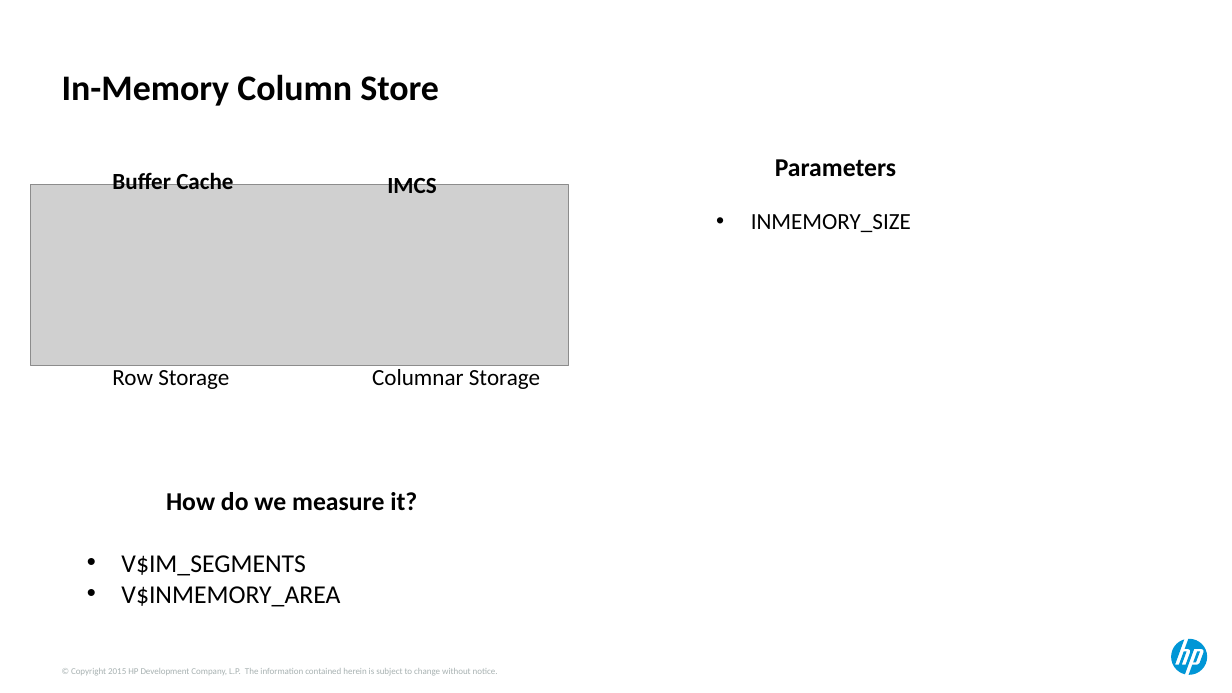
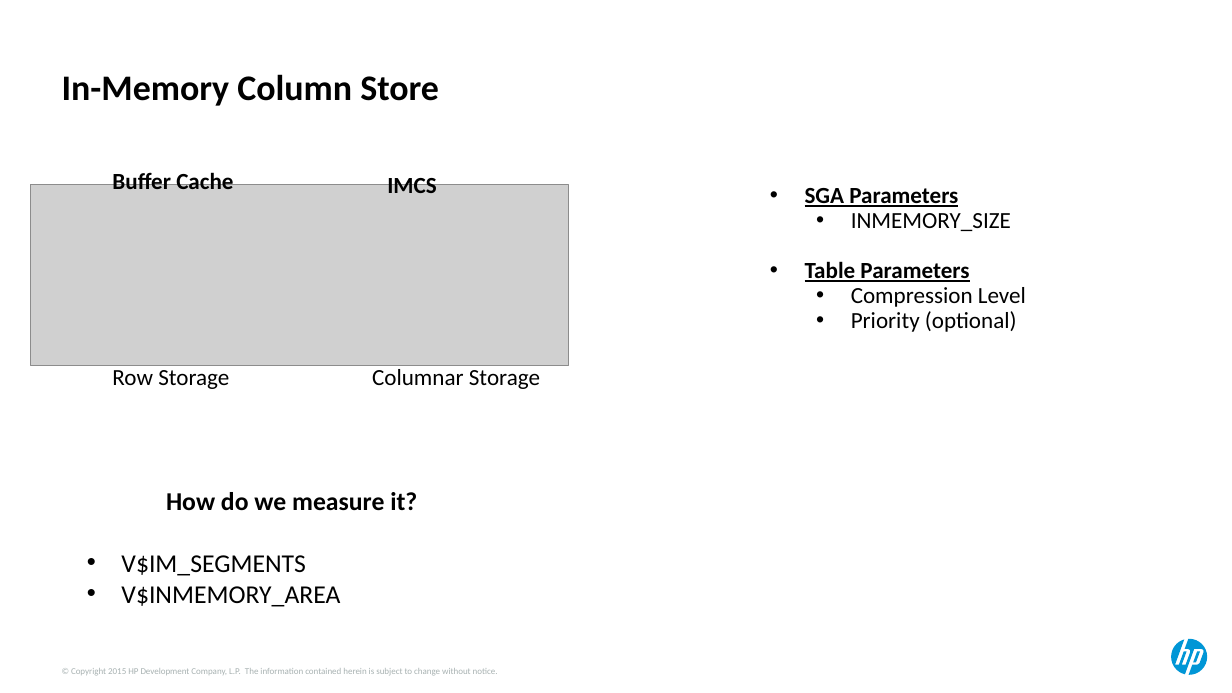
Before and after one commit to ndesilets/Group-13-HP-Big-Data-Analytics, a slide deck: slide 17 of Power Point Files/hotsos_2017 (combined).pptx (slide 18 before the commit). Drawn at 1232x693 pixels with LibreOffice and Linux fonts; fonts in the diff are those of the drawing; grey boxes stand for pictures. Boxes give left, top, right and bottom in pixels: in the first picture for what was removed or moved away, otherwise in the second. Text is boxed around its words. In the diff, an @@ line names an element or a change of style, - is before the commit and + after.

```diff
--- a/Power Point Files/hotsos_2017 (combined).pptx
+++ b/Power Point Files/hotsos_2017 (combined).pptx
@@ text "SGA Parameters": place and size @@
-text "SGA Parameters" at [751, 159, 911, 232]
+text "SGA Parameters" at [805, 188, 1026, 332]
@@ text at [805, 188, 958, 207]: text changed; size 20 to 18 pt @@
-Parameters
+• SGA Parameters
@@ text at [851, 213, 1011, 231]: list level 1 to 2 in "INMEMORY_SIZE" @@
@@ text at [805, 261, 1026, 332]: paragraphs added @@
+• Table Parameters
+  • Compression Level
+  • Priority (optional)
```
Also in this commit, not shown: 14 other slides changed, 1 slide added, 1 slide removed.
